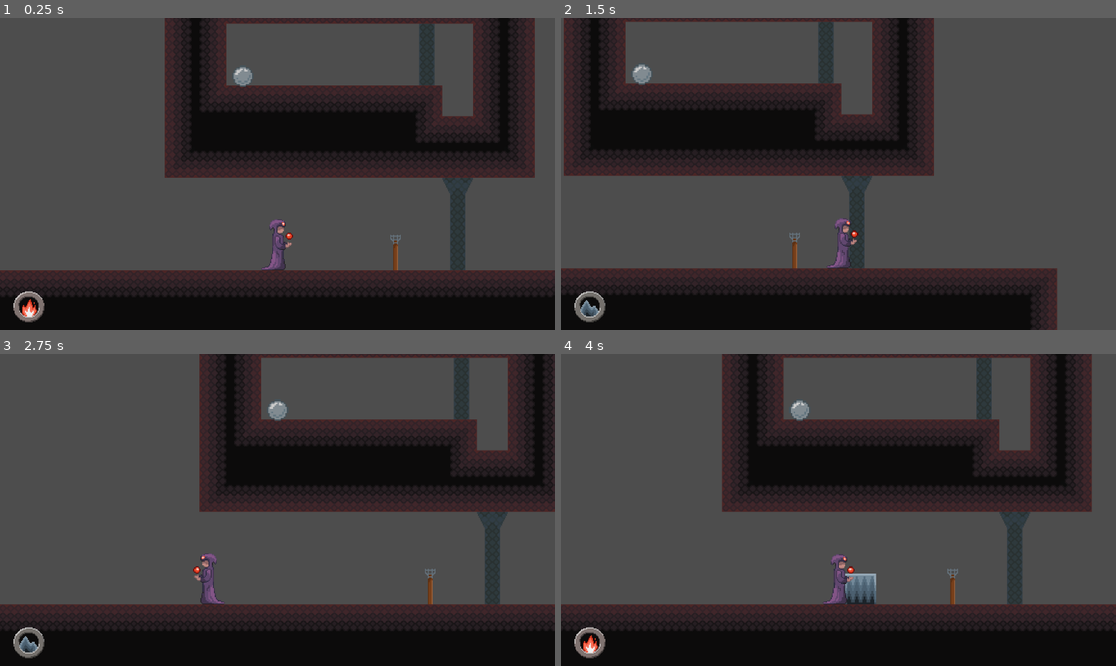
Above: before the commit, frames 1-4 (two rows, left to right).
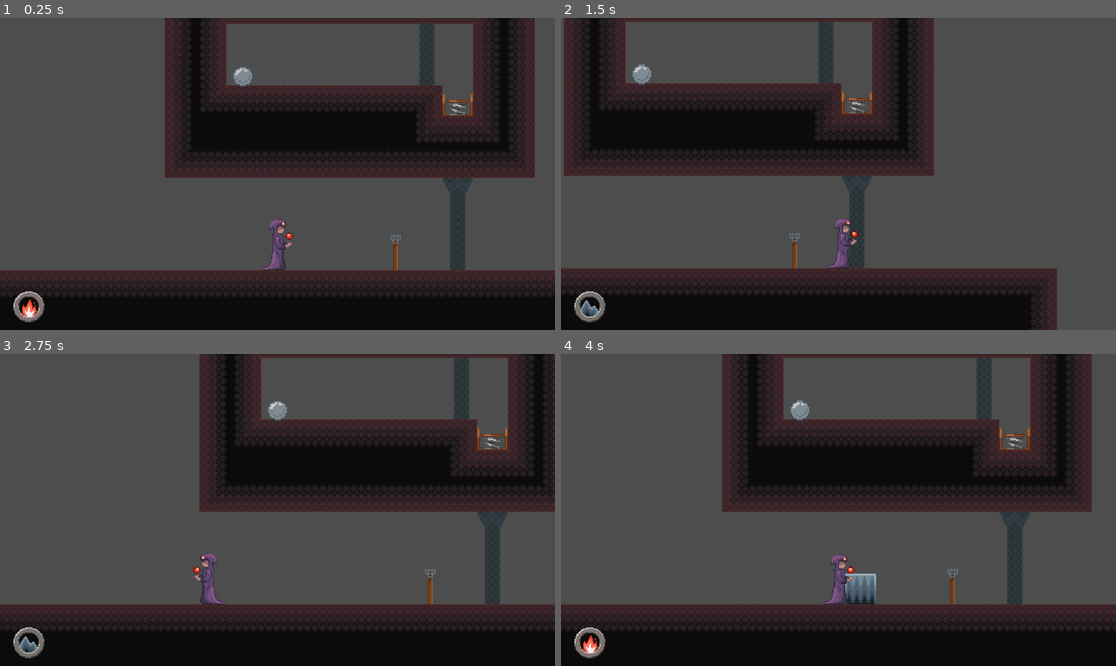
Above: after the commit, the same moments.

Repository: hanseei/superwizquest
Game: Godot game, scene res://Assets/Nodes/Scenes/TestStage.tscn
Same seed, same stepped clock (60 frames per second), same inputs: the game is played once before the commit and once after it.
Inputs:
- Up to frame 1 (0.25 s): no input
- Up to frame 2 (1.5 s): hold E (E) 0.53-1.28 s; hold D (move_right) from 0.53 s (still down); tap W (move_up) at 0.77 s; tap E (E) at 1.35 s
- Up to frame 3 (2.75 s): tap W (move_up) at 1.52 s; release D (move_right) at 2.03 s; hold A (move_left) from 2.03 s (still down); hold Q (Q) from 2.03 s (still down); tap E (E) at 2.3 s
- Up to frame 4 (4 s): release A (move_left) at 2.78 s; release Q (Q) at 2.78 s; hold D (move_right) from 2.78 s (still down); tap Space (space) at 2.85 s; tap W (move_up) at 3.02, 3.77 s; tap E (E) at 3.05 s; hold E (E) from 3.53 s (still down)

The runs differ from the first frame. In frame 1, 0.2% of the frame differs, in the area x 79-86%, y 24-32%; in frame 2, 0.2%; in frame 3, 0.2%; in frame 4, 0.2%, in the area x 78-85%, y 23-31%.

Commit message:
New Stonebucket

Diff:
--- a/Assets/Nodes/Actors/Interactables/Scripts/stone_bucket.gd
+++ b/Assets/Nodes/Actors/Interactables/Scripts/stone_bucket.gd
@@ -2,4 +2,12 @@
 
 func _ready():
 	activateGroups = ["stones"]
+	activated.connect(setSprite.bind(true))
+	deactivated.connect(setSprite.bind(false))
 	super._ready()
+
+func setSprite(pressed:bool):
+	if pressed:
+		$AnimatedSprite2D.animation = "active"
+	else:
+		$AnimatedSprite2D.animation = "default"
--- a/Assets/Nodes/Actors/Interactables/stone_bucket.tscn
+++ b/Assets/Nodes/Actors/Interactables/stone_bucket.tscn
@@ -1,10 +1,37 @@
-[gd_scene load_steps=4 format=3 uid="uid://bovilvnyemh8r"]
+[gd_scene load_steps=7 format=3 uid="uid://bovilvnyemh8r"]
 
 [ext_resource type="Script" uid="uid://djeyk06gu1cxi" path="res://Assets/Nodes/Actors/Interactables/Scripts/stone_bucket.gd" id="1_qjntg"]
-[ext_resource type="Texture2D" uid="uid://dvf3leyf8ljbh" path="res://Assets/Images/Tilesets/grassMid.png" id="2_qjntg"]
+[ext_resource type="Texture2D" uid="uid://d3ql848uf2nkp" path="res://Assets/Images/Spritesheets/stonebucket.png" id="3_d5cef"]
 
 [sub_resource type="RectangleShape2D" id="RectangleShape2D_amg01"]
-size = Vector2(62, 63)
+size = Vector2(32, 32)
+
+[sub_resource type="AtlasTexture" id="AtlasTexture_amg01"]
+atlas = ExtResource("3_d5cef")
+region = Rect2(0, 0, 32, 32)
+
+[sub_resource type="AtlasTexture" id="AtlasTexture_rotqh"]
+atlas = ExtResource("3_d5cef")
+region = Rect2(32, 0, 32, 32)
+
+[sub_resource type="SpriteFrames" id="SpriteFrames_7mfe5"]
+animations = [{
+"frames": [{
+"duration": 1.0,
+"texture": SubResource("AtlasTexture_amg01")
+}],
+"loop": false,
+"name": &"active",
+"speed": 5.0
+}, {
+"frames": [{
+"duration": 1.0,
+"texture": SubResource("AtlasTexture_rotqh")
+}],
+"loop": false,
+"name": &"default",
+"speed": 5.0
+}]
 
 [node name="StoneTrigger" type="Area2D"]
 collision_layer = 8
@@ -12,21 +39,9 @@
 script = ExtResource("1_qjntg")
 
 [node name="CollisionShape2D" type="CollisionShape2D" parent="."]
-position = Vector2(0, -0.5)
 shape = SubResource("RectangleShape2D_amg01")
 
-[node name="GrassMid" type="Sprite2D" parent="."]
-position = Vector2(-31, 0)
-scale = Vector2(0.03, 0.9)
-texture = ExtResource("2_qjntg")
-
-[node name="GrassMid2" type="Sprite2D" parent="."]
-position = Vector2(31, 0)
-scale = Vector2(0.03, 0.9)
-texture = ExtResource("2_qjntg")
-
-[node name="GrassMid3" type="Sprite2D" parent="."]
-position = Vector2(0.002, 31)
-rotation = 1.5708
-scale = Vector2(0.03, 0.9)
-texture = ExtResource("2_qjntg")
+[node name="AnimatedSprite2D" type="AnimatedSprite2D" parent="."]
+texture_filter = 1
+sprite_frames = SubResource("SpriteFrames_7mfe5")
+autoplay = "default"
--- a/Assets/Nodes/Scenes/TestStage.tscn
+++ b/Assets/Nodes/Scenes/TestStage.tscn
@@ -139,7 +139,7 @@
 
 [node name="StoneTrigger2" parent="." instance=ExtResource("10_qe2em")]
 z_index = -1
-position = Vector2(464, -623)
+position = Vector2(464, -640)
 
 [node name="Plantform" type="Area2D" parent="."]
 position = Vector2(1311, -463)
--- a/Assets/TilesetResources/plantTileset.tres
+++ b/Assets/TilesetResources/plantTileset.tres
@@ -19,7 +19,7 @@
 3:2/0 = 0
 3:2/0/physics_layer_0/polygon_0/points = PackedVector2Array(8, -8, 16, 0, 16, 12, 12, 16, -16, 16, -16, 16, -16, -16, 4, -16)
 3:0/0 = 0
-3:0/0/physics_layer_0/polygon_0/points = PackedVector2Array(0, -12, 8, -12, 16, 8, 4, 16, -16, 16, -16, 16, -16, 4)
+3:0/0/physics_layer_0/polygon_0/points = PackedVector2Array(-16, 8, 0, -8, 8, -8, 8, 16, -16, 16)
 
 [resource]
 tile_size = Vector2i(32, 32)
Binary file added: Assets/Images/Spritesheets/stonebucket.png
Not shown, added: Assets/Images/Spritesheets/stonebucket.png.import
